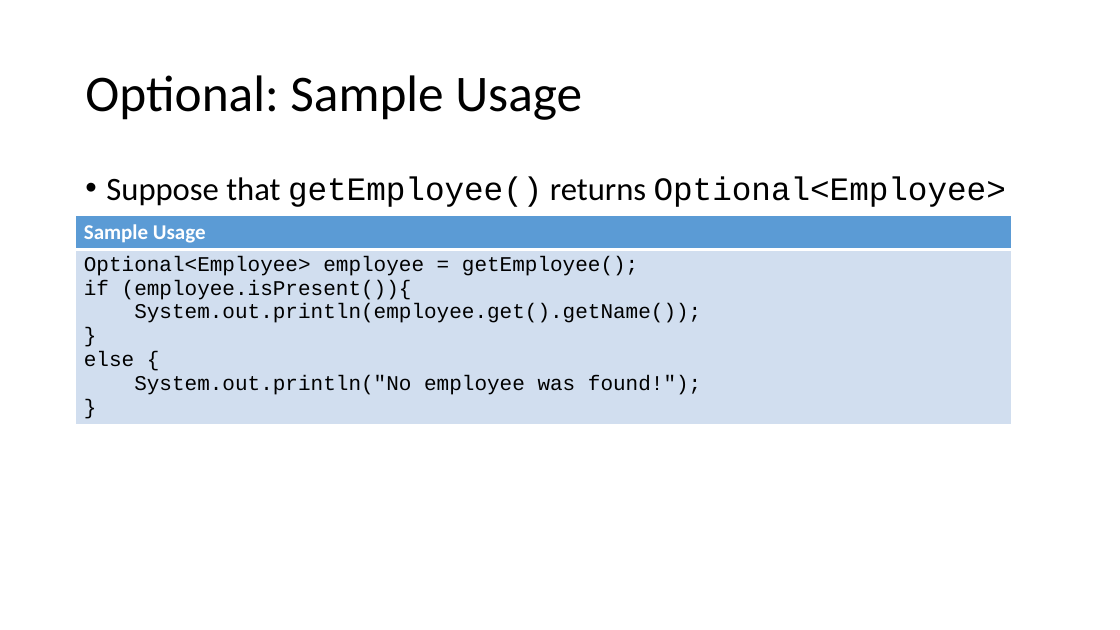
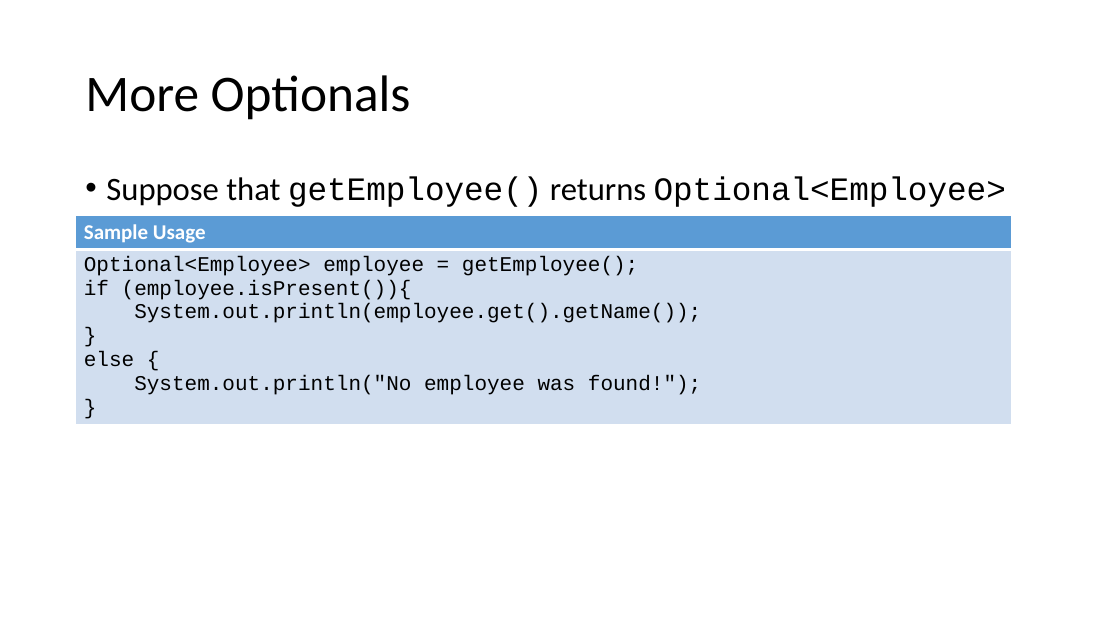
Before and after one commit to jdifebo/java8, a slide deck: slide 28 of presentation.pptx (slide 23 before the commit). Drawn at 1120x630 pixels with LibreOffice and Linux fonts; fonts in the diff are those of the drawing. Boxes give left, top, right and bottom in pixels: in the first picture for what was removed or moved away, otherwise in the second. Text is boxed around its words. In the diff, an @@ line names an element or a change of style, - is before the commit and + after.

```diff
--- a/presentation.pptx
+++ b/presentation.pptx
@@ title at <box>85,75,411,120</box>: text changed @@
-Optional: Sample Usage
+More Optionals
```
Also in this commit, not shown: 15 other slides changed, 1 slide added, 3 other files.
